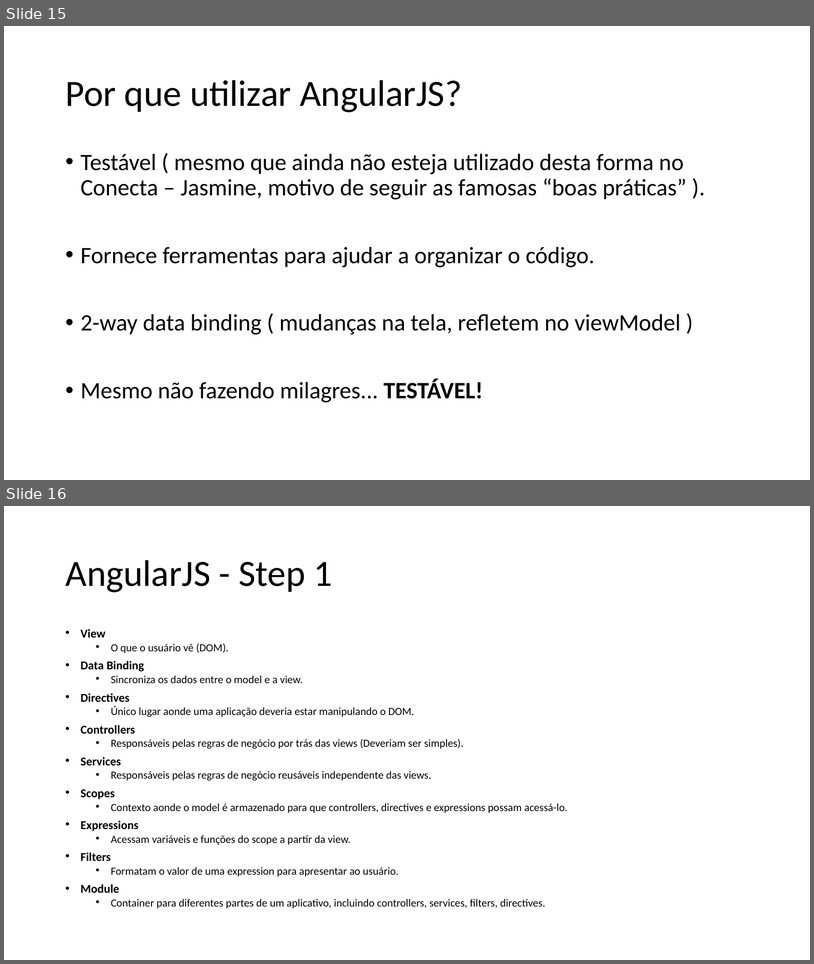
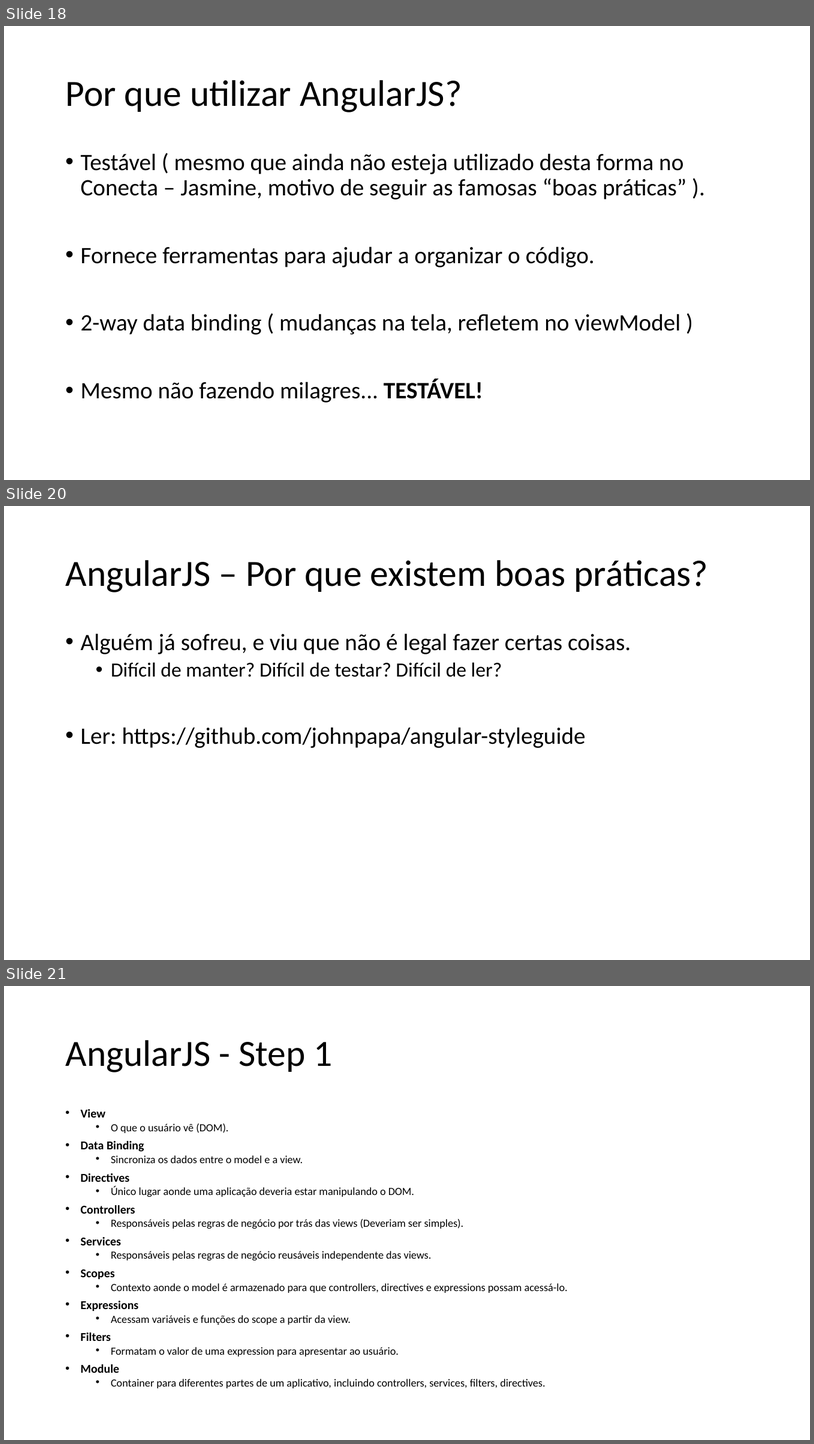
Before and after one commit to hugoj-goncalves/workshop-angularjs, a slide deck: Apresentação Workshop Angular.pptx. Shown one above the other, each under a label of ours: slides 15 and 16 before the commit, slides 18, 20 and 21 after it; the slides between them are not shown. The pictures are 814x964 and 814x1444 pixels, drawn with LibreOffice and Linux fonts; fonts in the diff are those of the drawing. Boxes give left, top, right and bottom in pixels: in the first picture for what was removed or moved away, otherwise in the second. Text is boxed around its words. In the diff, an @@ line names an element or a change of style, - is before the commit and + after.

```diff
--- a/Apresentação Workshop Angular.pptx
+++ b/Apresentação Workshop Angular.pptx
@@ slide 20 added at bbox=[4, 506, 810, 960], background #FFFFFF @@
@@ title added at bbox=[65, 560, 709, 592], 44 pt, text #000000 @@
+AngularJS – Por que existem boas práticas?
@@ text added at bbox=[81, 633, 631, 748], 28 pt, text #000000 @@
+• Alguém já sofreu, e viu que não é legal fazer certas coisas.
+  • Difícil de manter? Difícil de testar? Difícil de ler?
+• Ler: https://github.com/johnpapa/angular-styleguide
@@ what was slide 15 is now slide 18 @@
@@ what was slide 16 is now slide 21 @@
```
Also in this commit, not shown: 4 slides changed, 5 other slides added, 1 slide removed.
